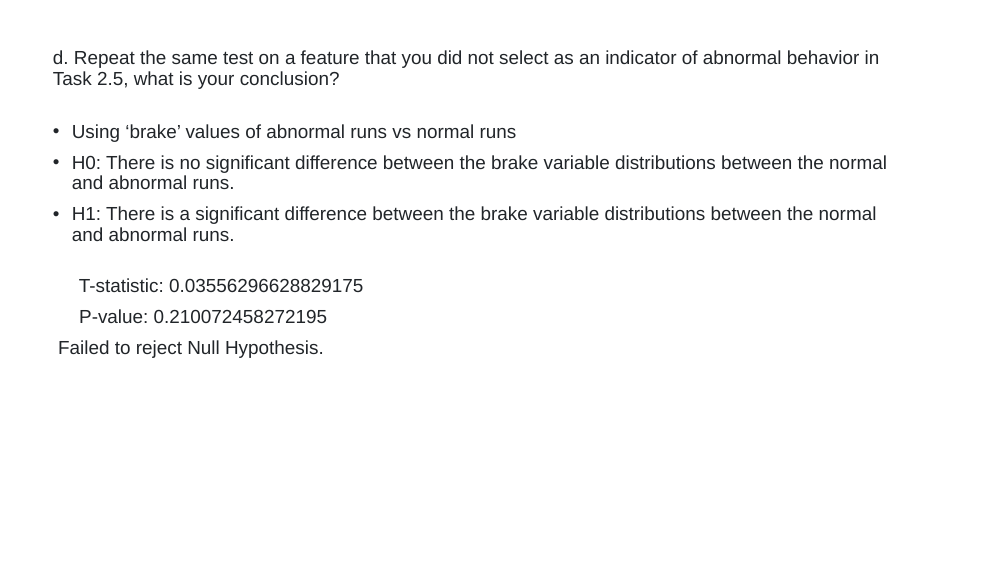
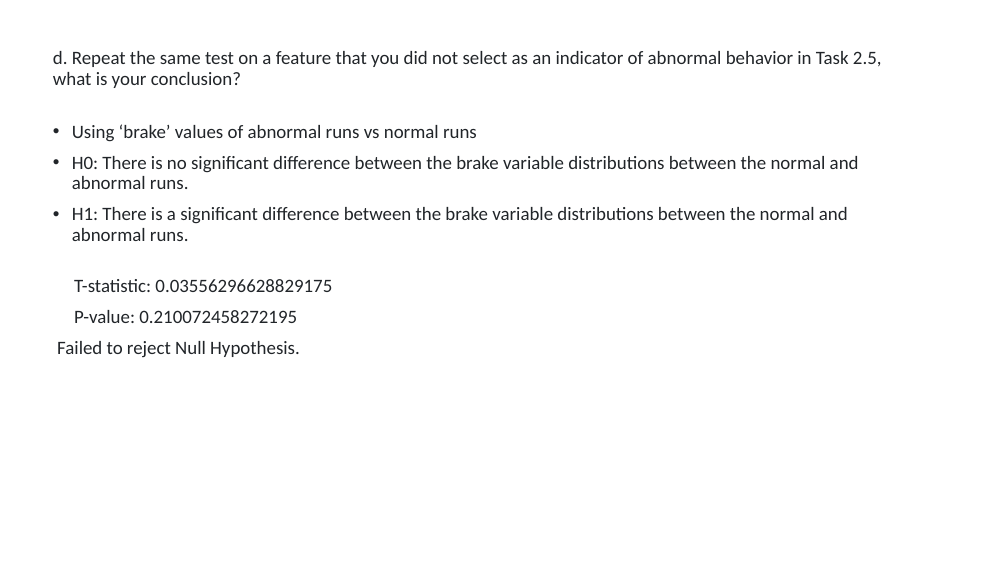
Before and after one commit to mrojaspell/MP1, a slide deck: slide 25 of mp1_powerpoint.pptx (slide 24 before the commit). Drawn at 1008x567 pixels with LibreOffice and Linux fonts; fonts in the diff are those of the drawing. Boxes give left, top, right and bottom in pixels: in the first picture for what was removed or moved away, otherwise in the second. Text is boxed around its words. In the diff, an @@ line names an element or a change of style, - is before the commit and + after.

```diff
--- a/mp1_powerpoint.pptx
+++ b/mp1_powerpoint.pptx
@@ text "d. Repeat the same test ..." at <box>53,51,882,357</box>: font Arial to Calibri @@
```
Also in this commit, not shown: 10 other slides changed, 2 slides added, 1 slide removed.
